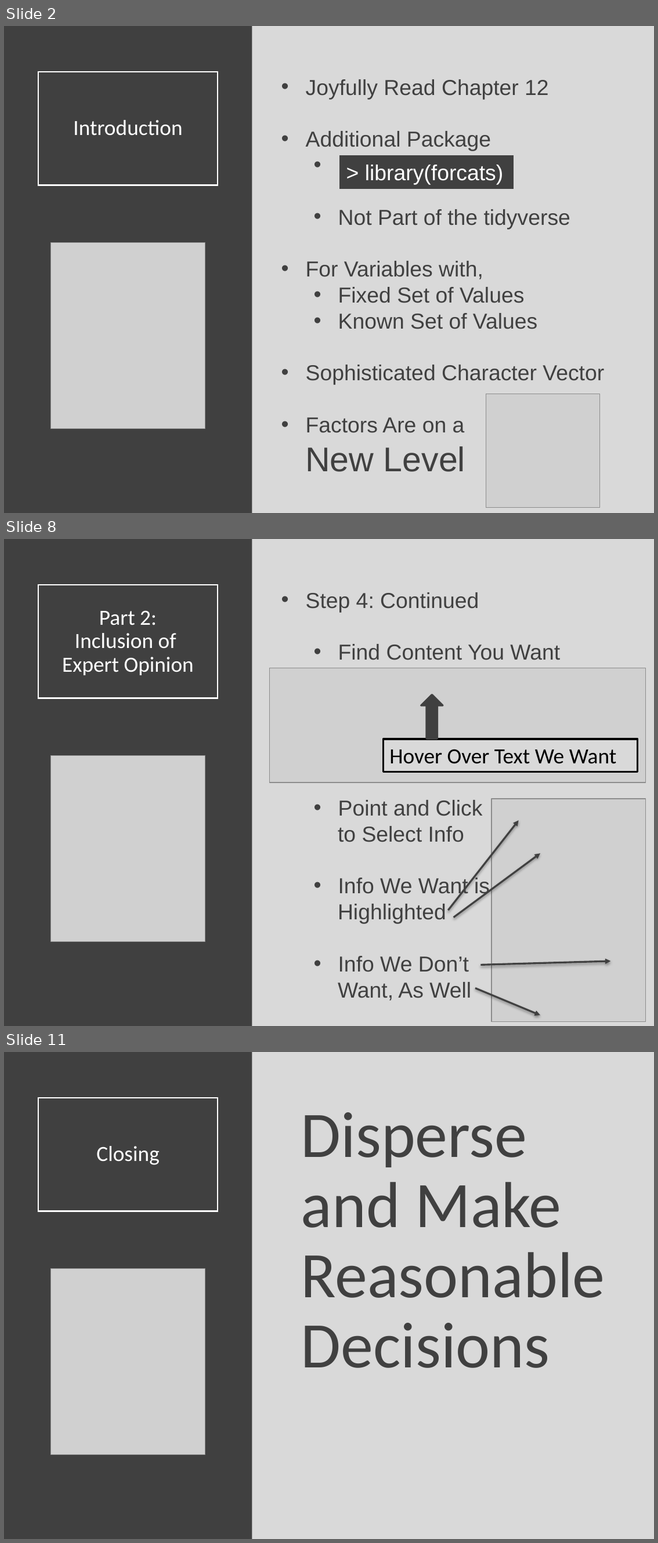
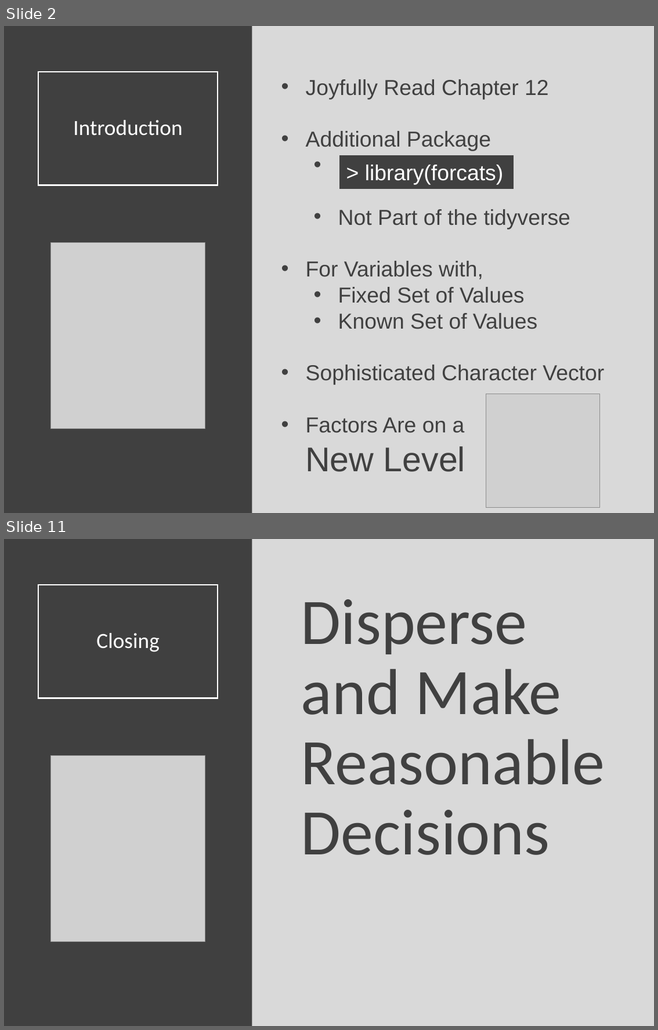
Before and after one commit to Yixf-Self/STOR320_WEBSITE, a slide deck: Lecture/Lecture 17/Lecture 17.pptx. Shown one above the other, each under a label of ours: slides 2, 8 and 11 before the commit, slides 2 and 11 after it; the slides between them are not shown. The pictures are 658x1543 and 658x1030 pixels, drawn with LibreOffice and Linux fonts; fonts in the diff are those of the drawing; grey boxes stand for pictures. Boxes give left, top, right and bottom in pixels: in the first picture for what was removed or moved away, otherwise in the second. Text is boxed around its words. In the diff, an @@ line names an element or a change of style, - is before the commit and + after.

```diff
--- a/Lecture/Lecture 17/Lecture 17.pptx
+++ b/Lecture/Lecture 17/Lecture 17.pptx
@@ slide 8 removed at (x1=4, y1=539, x2=654, y2=1026), background #D9D9D9 @@
@@ rectangle removed at (x1=4, y1=539, x2=252, y2=1026) @@
@@ title removed at (x1=38, y1=584, x2=217, y2=698) @@
-Part 2:
-Inclusion of
-Expert Opinion
@@ text removed at (x1=306, y1=592, x2=560, y2=1001) @@
-• Step 4: Continued
-  • Find Content You Want
-  • Point and Click
-  to Select Info
-  • Info We Want is
-  Highlighted
-  • Info We Don’t
-  Want, As Well
@@ picture removed at (x1=269, y1=668, x2=645, y2=783) @@
@@ up arrow removed at (x1=421, y1=695, x2=442, y2=739) @@
@@ rectangle removed at (x1=383, y1=739, x2=637, y2=772) @@
-Hover Over Text We Want
@@ picture removed at (x1=51, y1=755, x2=205, y2=942) @@
@@ picture removed at (x1=491, y1=799, x2=645, y2=1022) @@
@@ arrow removed from (448, 911) to (518, 820) @@
@@ arrow removed from (453, 918) to (540, 853) @@
@@ arrow removed from (480, 965) to (610, 961) @@
@@ arrow removed from (475, 988) to (540, 1015) @@
```
Also in this commit, not shown: 1 slide changed, 7 slides added, 6 other slides removed, 5 other files.
